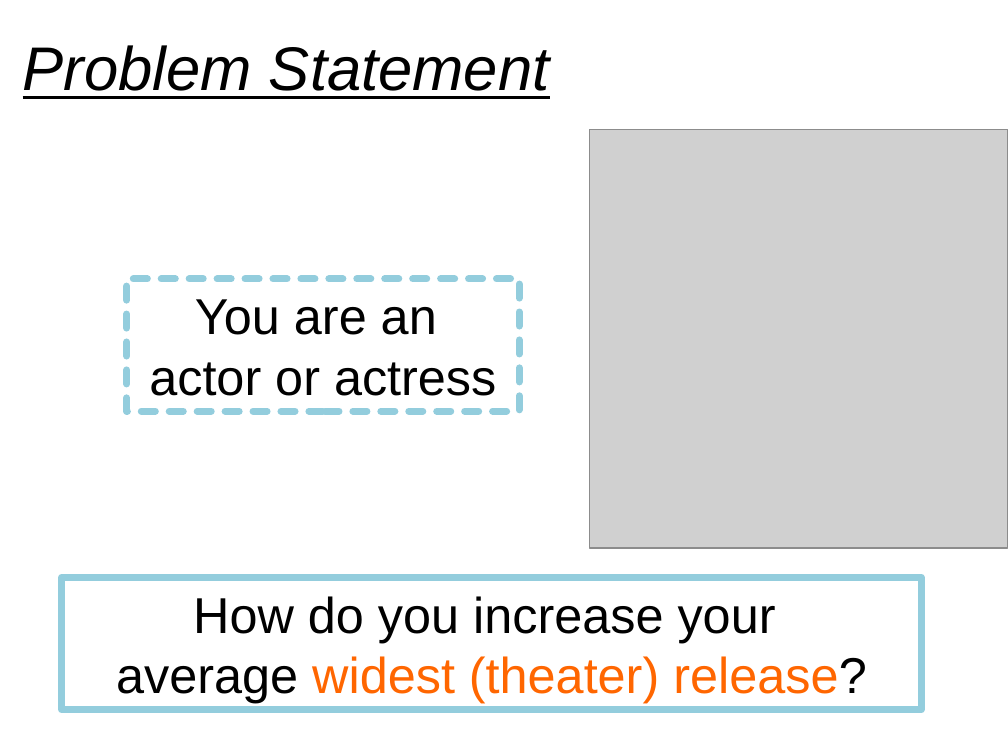
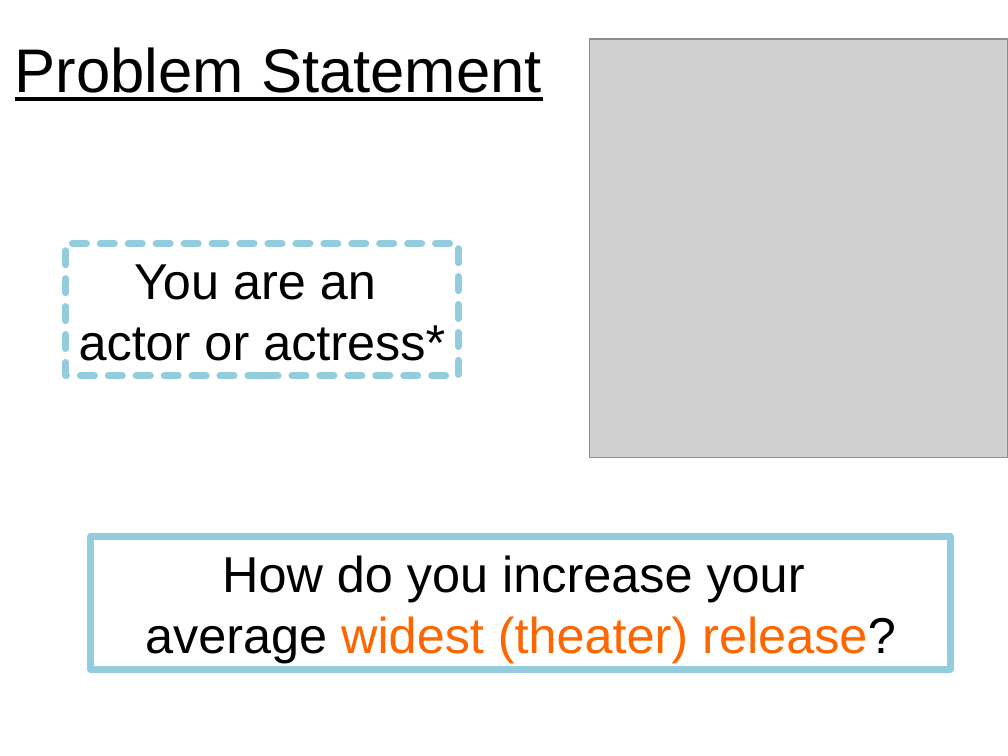
Before and after one commit to karmacelina/predicting_movie_widest_release, a slide deck: slide 2 of Luther_presentation.pptx. Drawn at 1008x756 pixels with LibreOffice and Linux fonts; fonts in the diff are those of the drawing; grey boxes stand for pictures. Boxes give left, top, right and bottom in pixels: in the first picture for what was removed or moved away, otherwise in the second. Text is boxed around its words. In the diff, an @@ line names an element or a change of style, - is before the commit and + after.

```diff
--- a/Luther_presentation.pptx
+++ b/Luther_presentation.pptx
@@ title "Problem Statement": place and size @@
-title "Problem Statement" at <box>23,45,550,99</box>
+title "Problem Statement" at <box>15,47,542,101</box>
@@ title "Problem Statement" at <box>15,47,542,101</box>: italic off @@
@@ picture: place and size @@
-picture at <box>589,129,1008,548</box>
+picture at <box>589,39,1008,459</box>
@@ rectangle "You are an": place and size @@
-rectangle "You are an" at <box>127,279,520,411</box>
+rectangle "You are an" at <box>66,244,459,376</box>
@@ text in rectangle at <box>79,325,445,361</box>: text changed @@
-actor or actress
+actor or actress*
@@ rectangle "How do you increase your": place and size @@
-rectangle "How do you increase your" at <box>61,578,921,710</box>
+rectangle "How do you increase your" at <box>91,537,951,669</box>
```
Also in this commit, not shown: 7 other slides changed, 3 slides added, 4 slides removed.
